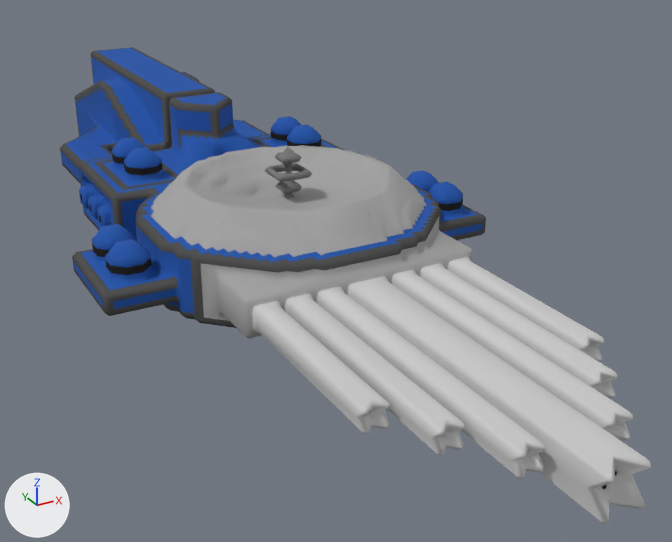
Two versions of the OBJ model src/jsMain/resources/meshes/diadochi-5-khagan-class.obj, one commit apart.
Both versions are drawn from a 50 mm lens placed at (-50.9, -115.0, -59.5), pointed at (9.1, -5.9, -114.0). The lights are fixed; the arrows at lower left show +X, +Y and +Z. Where no turn or scale is listed for an object, it has been applied to the vertices.

Names of what the first picture shows: 'diadochi-5-khagan-class'.
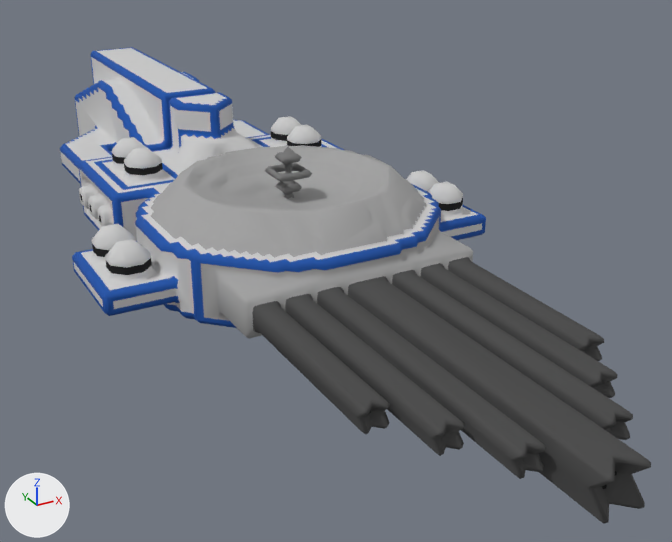
The newer file is also turned or shifted as a whole; pictures and numbers use the older file's frame.

Location of each change, [x1, y1, x2, y2] in pixels of the pictures (672 x 542 px; the box of a moved part takes in the faces that stretch with it):
part 1 of me_diadochi_5_khagan_class, moved or reshaped: before [96, 130, 465, 284]; after [96, 103, 449, 282]
part 2 of me_diadochi_5_khagan_class, moved or reshaped: before [364, 341, 632, 488]; after [364, 341, 651, 516]
part 3 of me_diadochi_5_khagan_class, surface changed: [60, 47, 651, 524] in both

What changed in the scene script:
```text
Change me_diadochi_5_khagan_class:
    used by ob_diadochi_5_khagan_class; location = (0.0, 0.0, 0.0)
    remove me_diadochi_5_khagan_class.from_pydata(...)  # 5042 vertices, 9359 faces; spans x -27.5..27.5, y -72.0..72.0, z -131.1..-93.1
    add me_diadochi_5_khagan_class.from_pydata(...)  # 5041 vertices, 9352 faces; spans x -27.5..27.5, y -72.0..72.0, z -131.1..-93.1
    me_diadochi_5_khagan_class part 1: 13 vertices moved from x -24.0..22.0, y -26.5..17.7, z -108.6..-97.8 to x -24.0..22.0, y -26.5..17.5, z -108.6..-97.9; 28 vertices removed from x -24.5..24.5, y -27.5..18.5, z -109.6..-97.1; 28 vertices added at x -25.0..19.0, y -28.5..18.8, z -111.1..-93.1
    me_diadochi_5_khagan_class part 2: 2 vertices moved from x -13.5..-5.5, y -64.5..-52.5, z -105.6 to x -14.0..-6.0, y -65.5..-53.5, z -106.1; 13 vertices removed from x -10.0..14.0, y -69.3..-52.5, z -107.6..-104.6; 10 vertices added at x -12.0..13.0, y -71.0..-52.5, z -108.6..-104.6
    me_diadochi_5_khagan_class part 3: 6979 kept faces spanning x -27.5..27.5, y -72.0..72.0, z -131.1..-93.1 get new texture (UV) coordinates
```
